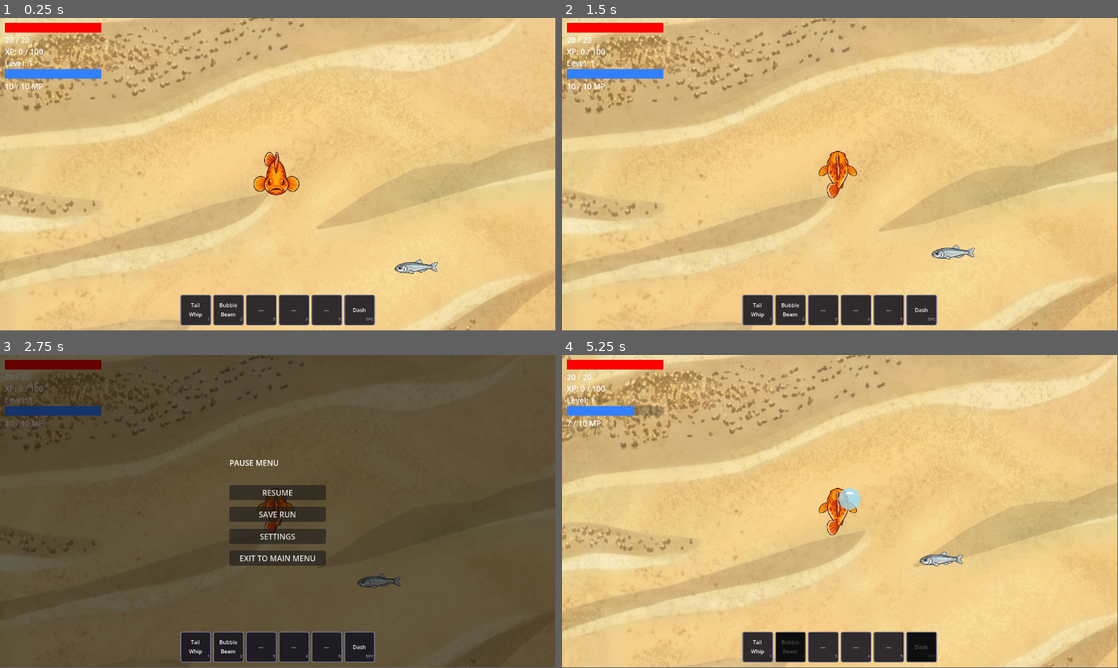
Above: before the commit, frames 1-4 (two rows, left to right).
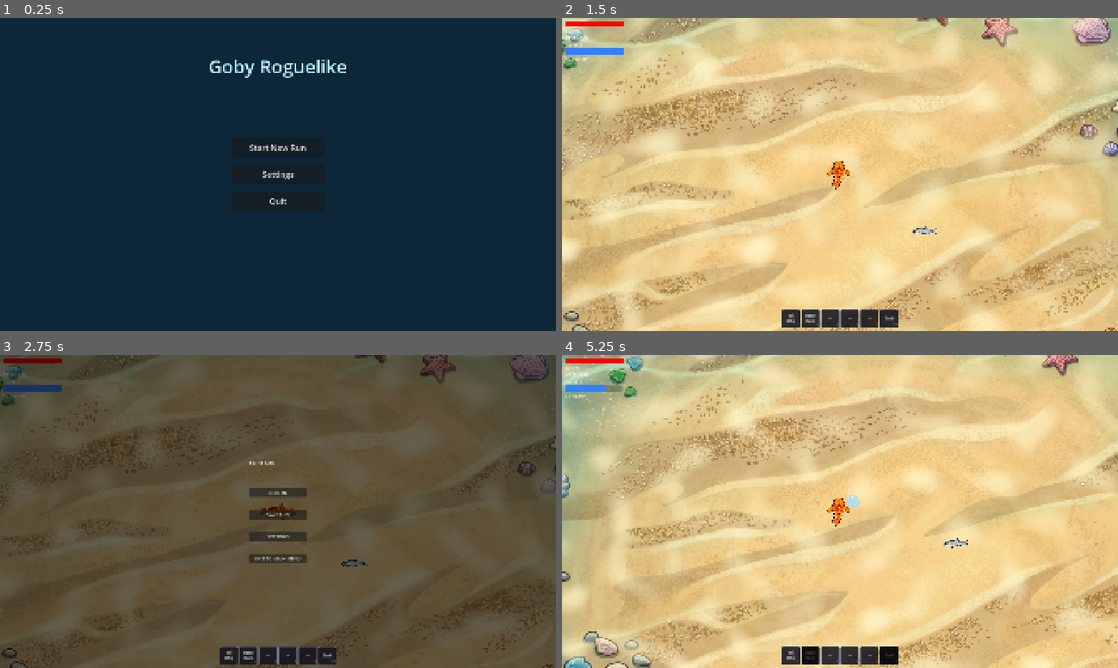
Above: after the commit, the same moments.

Repository: Kysersose/goby-roguelike
Game: Godot game, scene res://scenes/MainMenu.tscn
Two runs of this game, one before a commit and one after it. Both use one fixed random seed, a clock stepped at 60 frames per second and the inputs below. Before the commit the project starts from res://scenes/Game.tscn.
Inputs (mouse positions are in pixels of both pictures, inside the frame that each line leads up to):
- Up to frame 1 (0.25 s): no input
- Up to frame 2 (1.5 s): click (840, 174) at 0.5 s, where only the run after the commit has a clickable "Settings"; click (840, 146) at 1.25 s, where only the run after the commit has a clickable "Start New Run"
- Up to frame 3 (2.75 s): tap Enter at 2 s; move the mouse to (400, 495) at 2.02 s; tap P at 2.1 s; click (400, 495) at 2.17 s; tap Space at 2.27 s
- Up to frame 4 (5.25 s): click "SETTINGS" at 2.75 s; click "RESUME" at 3.5 s; move the mouse to (728, 527) at 4.27 s; tap 1 at 4.35 s; click (728, 527) at 4.42 s; tap Space at 4.52 s; move the mouse to (895, 442) at 5.02 s; tap 2 at 5.1 s; click (895, 442) at 5.17 s
In our replay, the window is 799x449 before the commit and 800x450 after it. These sizes can differ from the game's own. Grey fills any space a smaller window leaves; there, only what the larger window draws over its background counts as a difference.

The runs differ from the first frame. In frame 1, 100% of the frame differs, in the area x 0-100%, y 0-100%; in frame 2, 48%; in frame 3, 12%; in frame 4, 49%.

Commit message:
add main menu, caustic light shader, directional tail whip, water momentum, and ultrawide display support
Co-Authored-By: Claude Opus 4.6 <noreply@anthropic.com>

Diff:
--- a/project.godot
+++ b/project.godot
@@ -11,9 +11,17 @@
 [application]
 
 config/name="Goby Roguelike"
-run/main_scene="res://scenes/Game.tscn"
+run/main_scene="res://scenes/MainMenu.tscn"
 config/features=PackedStringArray("4.6", "Forward Plus")
 config/icon="res://icon.svg"
+
+[display]
+
+window/size/mode=3
+window/size/viewport_width=1920
+window/size/viewport_height=1080
+window/stretch/mode="canvas_items"
+window/stretch/aspect="keep"
 
 [dotnet]
 
--- a/scenes/Game.tscn
+++ b/scenes/Game.tscn
@@ -1,10 +1,21 @@
-[gd_scene load_steps=5 format=3 uid="uid://mcb87ch4opai"]
+[gd_scene format=3 uid="uid://mcb87ch4opai"]
 
 [ext_resource type="PackedScene" path="res://scenes/Player.tscn" id="1_player"]
 [ext_resource type="PackedScene" path="res://scenes/HUD.tscn" id="2_hud"]
-[ext_resource type="Script" path="res://scripts/Game.gd" id="3_game"]
+[ext_resource type="Script" uid="uid://bmk8qeswlsa2k" path="res://scripts/Game.gd" id="3_game"]
 [ext_resource type="PackedScene" path="res://scenes/Minnow.tscn" id="4_enemy"]
-[ext_resource type="Texture2D" path="res://assets/background/ocean_floor2.png" id="5_bg"]
+[ext_resource type="Texture2D" uid="uid://yra4yexm8p4y" path="res://assets/background/ocean_floor2.png" id="5_bg"]
+[ext_resource type="Shader" uid="uid://cm5bqvoyugfxi" path="res://shaders/caustics.gdshader" id="6_caustics"]
+
+[sub_resource type="ShaderMaterial" id="ShaderMaterial_caustics"]
+shader = ExtResource("6_caustics")
+shader_parameter/opacity = 1.0
+shader_parameter/tint = Color(1, 0.96, 0.78, 1)
+shader_parameter/drift_speed = 1.4150000672125
+shader_parameter/scale = 85.2410040014475
+shader_parameter/band_min = 0.3090000146775
+shader_parameter/band_max = 0.0
+shader_parameter/wobble = 2.5230001198425
 
 [node name="Game" type="Node2D" unique_id=1667545286]
 script = ExtResource("3_game")
@@ -15,11 +26,18 @@
 offset_right = 1500.0
 offset_bottom = 1500.0
 texture = ExtResource("5_bg")
-stretch_mode = 0
+
+[node name="Caustics" type="ColorRect" parent="." unique_id=1535413030]
+material = SubResource("ShaderMaterial_caustics")
+offset_left = -1500.0
+offset_top = -1500.0
+offset_right = 1500.0
+offset_bottom = 1500.0
+mouse_filter = 2
 
 [node name="Player" parent="." unique_id=1279210667 instance=ExtResource("1_player")]
 
-[node name="HUD" parent="." instance=ExtResource("2_hud")]
+[node name="HUD" parent="." unique_id=191812722 instance=ExtResource("2_hud")]
 
-[node name="Minnow" parent="." instance=ExtResource("4_enemy")]
+[node name="Minnow" parent="." unique_id=1276226160 instance=ExtResource("4_enemy")]
 position = Vector2(300, 200)
--- /dev/null
+++ b/scenes/MainMenu.tscn
@@ -0,0 +1,51 @@
+[gd_scene load_steps=2 format=3]
+
+[ext_resource type="Script" path="res://scripts/MainMenu.gd" id="1_menu"]
+
+[node name="MainMenu" type="Control"]
+anchor_right = 1.0
+anchor_bottom = 1.0
+script = ExtResource("1_menu")
+
+[node name="Background" type="ColorRect" parent="."]
+anchor_right = 1.0
+anchor_bottom = 1.0
+color = Color(0.05, 0.15, 0.22, 1.0)
+
+[node name="Title" type="Label" parent="."]
+anchor_left = 0.5
+anchor_top = 0.15
+anchor_right = 0.5
+anchor_bottom = 0.15
+offset_left = -300.0
+offset_top = -40.0
+offset_right = 300.0
+offset_bottom = 40.0
+text = "Goby Roguelike"
+horizontal_alignment = 1
+vertical_alignment = 1
+theme_override_font_sizes/font_size = 64
+theme_override_colors/font_color = Color(0.75, 0.95, 1.0, 1.0)
+
+[node name="CenterContainer" type="CenterContainer" parent="."]
+anchor_right = 1.0
+anchor_bottom = 1.0
+
+[node name="VBoxContainer" type="VBoxContainer" parent="CenterContainer"]
+custom_minimum_size = Vector2(320, 0)
+theme_override_constants/separation = 20
+
+[node name="StartButton" type="Button" parent="CenterContainer/VBoxContainer"]
+custom_minimum_size = Vector2(320, 72)
+text = "Start New Run"
+theme_override_font_sizes/font_size = 28
+
+[node name="SettingsButton" type="Button" parent="CenterContainer/VBoxContainer"]
+custom_minimum_size = Vector2(320, 72)
+text = "Settings"
+theme_override_font_sizes/font_size = 28
+
+[node name="QuitButton" type="Button" parent="CenterContainer/VBoxContainer"]
+custom_minimum_size = Vector2(320, 72)
+text = "Quit"
+theme_override_font_sizes/font_size = 28
--- /dev/null
+++ b/scripts/MainMenu.gd
@@ -0,0 +1,20 @@
+extends Control
+
+@onready var start_button: Button = $CenterContainer/VBoxContainer/StartButton
+@onready var settings_button: Button = $CenterContainer/VBoxContainer/SettingsButton
+@onready var quit_button: Button = $CenterContainer/VBoxContainer/QuitButton
+
+func _ready() -> void:
+	start_button.pressed.connect(_on_start_pressed)
+	settings_button.pressed.connect(_on_settings_pressed)
+	quit_button.pressed.connect(_on_quit_pressed)
+
+func _on_start_pressed() -> void:
+	get_tree().change_scene_to_file("res://scenes/Game.tscn")
+
+func _on_settings_pressed() -> void:
+	# Placeholder — settings menu will be implemented later.
+	pass
+
+func _on_quit_pressed() -> void:
+	get_tree().quit()
--- a/scripts/Minnow.gd
+++ b/scripts/Minnow.gd
@@ -21,6 +21,8 @@
 var _dash_active_timer: float = 0.0
 var _dash_dir: Vector2 = Vector2.ZERO
 var _is_dashing: bool = false
+var _knockback_velocity: Vector2 = Vector2.ZERO
+var _knockback_timer: float = 0.0
 var _player: CharacterBody2D = null
 var _dmg_num_scene: PackedScene = preload("res://scenes/DamageNumber.tscn")
 
@@ -32,6 +34,15 @@
 
 func _physics_process(delta: float) -> void:
 	if _player == null:
+		return
+
+	if _knockback_timer > 0.0:
+		_knockback_timer -= delta
+		_knockback_velocity = _knockback_velocity.lerp(Vector2.ZERO, delta * 6.0)
+		velocity = _knockback_velocity
+		move_and_slide()
+		if _stun_timer > 0.0:
+			_stun_timer -= delta
 		return
 
 	if _stun_timer > 0.0:
@@ -75,6 +86,11 @@
 				_retreat_timer = RETREAT_DURATION
 				break
 
+func apply_knockback(impulse: Vector2) -> void:
+	_knockback_velocity = impulse
+	_knockback_timer = 0.2
+	_is_dashing = false
+
 func take_damage(amount: float, counted: bool = true) -> void:
 	hp -= amount
 	_stun_timer = 0.25
--- a/scripts/Player.gd
+++ b/scripts/Player.gd
@@ -9,6 +9,11 @@
 const TARGET_SIZE: float = 128.0
 const TAIL_WHIP_RANGE: float = 100.0
 const TAIL_WHIP_COOLDOWN: float = 0.5
+const TAIL_WHIP_WIND_UP: float = 0.15
+const TAIL_WHIP_CONE_DEGREES: float = 120.0
+const TAIL_WHIP_KNOCKBACK: float = 400.0
+const HIT_STOP_DURATION: float = 0.05
+const HIT_STOP_SCALE: float = 0.05
 const DASH_DURATION: float = 0.25
 const DASH_SPEED_MULTIPLIER: float = 2.0
 const DASH_COOLDOWN: float = 5.0
@@ -20,7 +25,7 @@
 const BUBBLE_BEAM_COUNT: int = 3
 const BUBBLE_BEAM_INTERVAL: float = 0.2
 
-var speed: float = 150.0
+var speed: float = 200.0
 var tail_whip_damage: float = 2.5
 var special_damage: float = 0.0
 var intelligence: int = 0
@@ -40,6 +45,8 @@
 var level: int = 1
 var _last_anim: String = "swim_down"
 var _whip_timer: float = 0.0
+var _whip_damage_pending: bool = false
+var _whip_damage_timer: float = 0.0
 var _attacking: bool = false
 var _dashing: bool = false
 var _dash_timer: float = 0.0
@@ -189,7 +196,7 @@
 	if not _attacking:
 		if holding and to_mouse.length() > 1.0:
 			var dir := to_mouse.normalized()
-			velocity = dir * speed
+			velocity = velocity.lerp(dir * speed, delta * 4.0)
 
 			var anim: String
 			if absf(dir.x) > absf(dir.y):
@@ -203,11 +210,27 @@
 			elif not sprite.is_playing():
 				sprite.play(anim)
 		else:
-			velocity = Vector2.ZERO
+			velocity = velocity.lerp(Vector2.ZERO, delta * 2.5)
+			if not holding and to_mouse.length() > 1.0:
+				var dir := to_mouse.normalized()
+				var anim: String
+				if absf(dir.x) > absf(dir.y):
+					anim = "swim_right" if dir.x > 0.0 else "swim_left"
+				else:
+					anim = "swim_down" if dir.y > 0.0 else "swim_up"
+				if anim != _last_anim:
+					_last_anim = anim
+					sprite.play(anim)
+				sprite.frame = 0
 			sprite.pause()
 
 	move_and_slide()
 	_whip_timer -= delta
+	if _whip_damage_pending:
+		_whip_damage_timer -= delta
+		if _whip_damage_timer <= 0.0:
+			_whip_damage_pending = false
+			_resolve_tail_whip()
 	if _dash_cooldown_timer > 0.0:
 		_dash_cooldown_timer -= delta
 	if _bubble_beam_timer > 0.0:
@@ -239,6 +262,31 @@
 func _tail_whip() -> void:
 	_attacking = true
 	sprite.play("tail_whip")
+	_whip_damage_pending = true
+	_whip_damage_timer = TAIL_WHIP_WIND_UP
+
+func _resolve_tail_whip() -> void:
+	var aim := get_global_mouse_position() - global_position
+	if aim.length() < 0.001:
+		return
+	var aim_dir := aim.normalized()
+	var cone_half_rad := deg_to_rad(TAIL_WHIP_CONE_DEGREES * 0.5)
+	var hit_any := false
 	for enemy in get_tree().get_nodes_in_group("enemies"):
-		if global_position.distance_to(enemy.global_position) <= TAIL_WHIP_RANGE:
-			enemy.take_damage(tail_whip_damage)
+		var to_enemy: Vector2 = enemy.global_position - global_position
+		if to_enemy.length() > TAIL_WHIP_RANGE:
+			continue
+		var enemy_dir := to_enemy.normalized()
+		if acos(clampf(aim_dir.dot(enemy_dir), -1.0, 1.0)) > cone_half_rad:
+			continue
+		enemy.take_damage(tail_whip_damage)
+		if enemy.has_method("apply_knockback"):
+			enemy.apply_knockback(enemy_dir * TAIL_WHIP_KNOCKBACK)
+		hit_any = true
+	if hit_any:
+		_do_hit_stop()
+
+func _do_hit_stop() -> void:
+	Engine.time_scale = HIT_STOP_SCALE
+	var t := get_tree().create_timer(HIT_STOP_DURATION, true, false, true)
+	t.timeout.connect(func() -> void: Engine.time_scale = 1.0)
--- a/scripts/SpikedSnail.gd
+++ b/scripts/SpikedSnail.gd
@@ -25,6 +25,8 @@
 var _in_shell: bool = false
 var _shell_duration_timer: float = 0.0
 var _spike_fire_timer: float = 0.0
+var _knockback_velocity: Vector2 = Vector2.ZERO
+var _knockback_timer: float = 0.0
 var _player: CharacterBody2D = null
 
 @onready var body: Polygon2D = $Body
@@ -40,6 +42,15 @@
 
 func _physics_process(delta: float) -> void:
 	if _player == null:
+		return
+
+	if _knockback_timer > 0.0:
+		_knockback_timer -= delta
+		_knockback_velocity = _knockback_velocity.lerp(Vector2.ZERO, delta * 6.0)
+		velocity = _knockback_velocity
+		move_and_slide()
+		if _stun_timer > 0.0:
+			_stun_timer -= delta
 		return
 
 	if _stun_timer > 0.0:
@@ -100,6 +111,12 @@
 		spike.source = self
 		get_tree().current_scene.add_child(spike)
 
+func apply_knockback(impulse: Vector2) -> void:
+	if _in_shell:
+		return
+	_knockback_velocity = impulse
+	_knockback_timer = 0.2
+
 func take_damage(amount: float, _counted: bool = true) -> void:
 	if _in_shell:
 		return
--- /dev/null
+++ b/shaders/caustics.gdshader
@@ -0,0 +1,44 @@
+shader_type canvas_item;
+
+uniform float opacity : hint_range(0.0, 1.0) = 0.35;
+uniform vec4 tint : source_color = vec4(1.0, 0.96, 0.78, 1.0);
+uniform float drift_speed : hint_range(0.0, 2.0) = 0.25;
+uniform float scale : hint_range(1.0, 100.0) = 8.0;
+uniform float band_min : hint_range(0.0, 1.0) = 0.45;
+uniform float band_max : hint_range(0.0, 1.0) = 0.85;
+uniform float wobble : hint_range(0.0, 3.0) = 1.6;
+
+vec2 rot(vec2 uv, float a) {
+	float c = cos(a); float s = sin(a);
+	return vec2(uv.x * c + uv.y * s, -uv.x * s + uv.y * c);
+}
+
+float layer(vec2 uv, float angle, float sp, float ph, float wb) {
+	float t = TIME * sp + ph;
+	vec2 r = rot(uv, angle);
+	float u = r.x;
+	float v = r.y;
+	float w1 = sin(v        + sin(u * 0.22 + t * 0.71) * wb + t);
+	float w2 = sin(v * 1.27 + cos(u * 0.38 - t * 0.53) * (wb * 0.75) + t * 0.83);
+	float w3 = sin(v * 0.81 + sin(u * 0.55 + t * 0.44) * (wb * 0.55) - t * 0.60);
+	return ((w1 + w2 + w3) / 3.0) * 0.5 + 0.5;
+}
+
+void fragment() {
+	vec2 uv = UV * scale;
+
+	float L1 = layer(uv, radians(18.0),  drift_speed * 1.00, 0.00, wobble);
+	float L2 = layer(uv, radians(67.0),  drift_speed * 0.73, 2.09, wobble * 0.85);
+	float L3 = layer(uv, radians(130.0), drift_speed * 0.55, 4.19, wobble * 0.70);
+	float L4 = layer(uv, radians(195.0), drift_speed * 0.88, 1.30, wobble * 0.90);
+
+	float caustic = (L1 + L2 + L3 + L4) * 0.25;
+	caustic = pow(caustic, 1.8);
+	caustic = smoothstep(band_min, band_max, caustic);
+
+	vec2 slow = rot(UV * 2.5, radians(40.0));
+	float pulse = sin(slow.x + TIME * 0.07) * sin(slow.y + TIME * 0.05);
+	pulse = pulse * 0.15 + 0.85;
+
+	COLOR = vec4(tint.rgb, caustic * opacity * pulse);
+}
Not shown, added: scripts/MainMenu.gd.uid
Not shown, added: shaders/caustics.gdshader.uid
